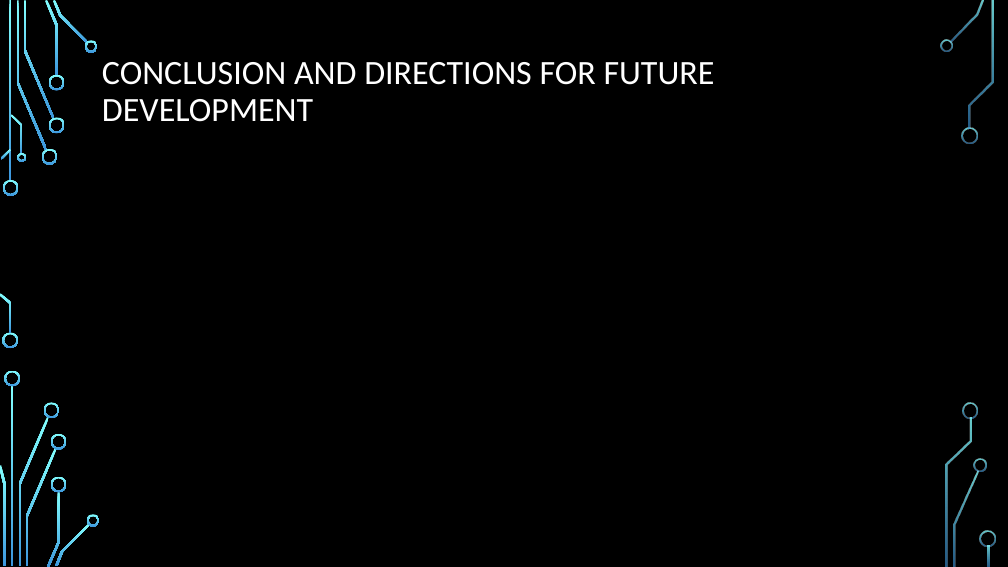
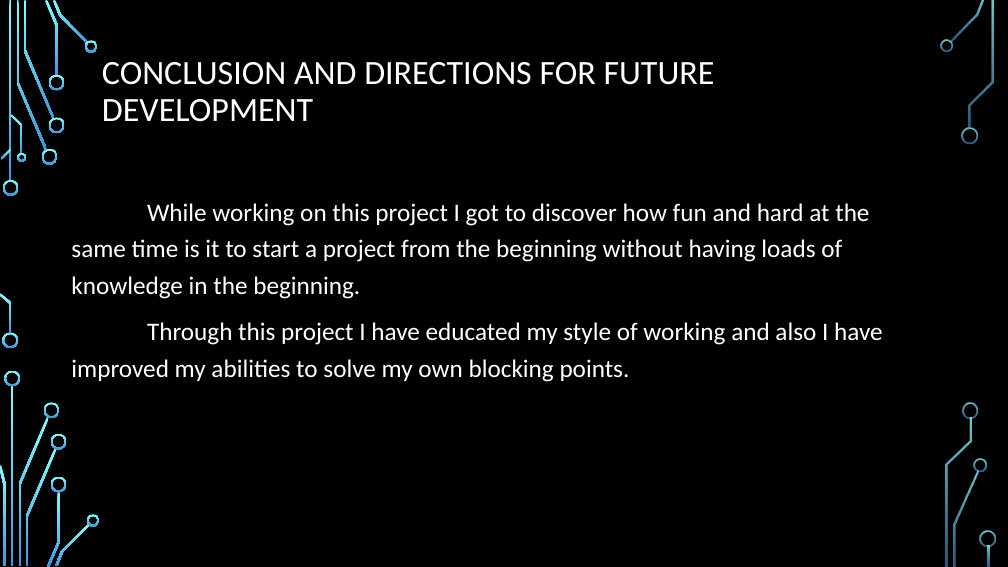
Before and after one commit to ALarissa/Licenta2019--Avadanei-Andreea-Larisa, a slide deck: slide 9 of Smart key locker.pptx. Drawn at 1008x567 pixels with LibreOffice and Linux fonts; fonts in the diff are those of the drawing; background and template pictures are left out. Boxes give left, top, right and bottom in pixels: in the first picture for what was removed or moved away, otherwise in the second. Text is boxed around its words. In the diff, an @@ line names an element or a change of style, - is before the commit and + after.

```diff
--- a/Smart key locker.pptx
+++ b/Smart key locker.pptx
@@ text added at [71,203,883,382], 24 pt, text #FFFFFF @@
+While working on this project I got to discover how fun and hard at the same time is it to start a project from the beginning without having loads of knowledge in the beginning.
+Through this project I have educated my style of working and also I have improved my abilities to solve my own blocking points.
```
Also in this commit, not shown: 2 other slides changed, 6 slides added, 5 slides removed.
